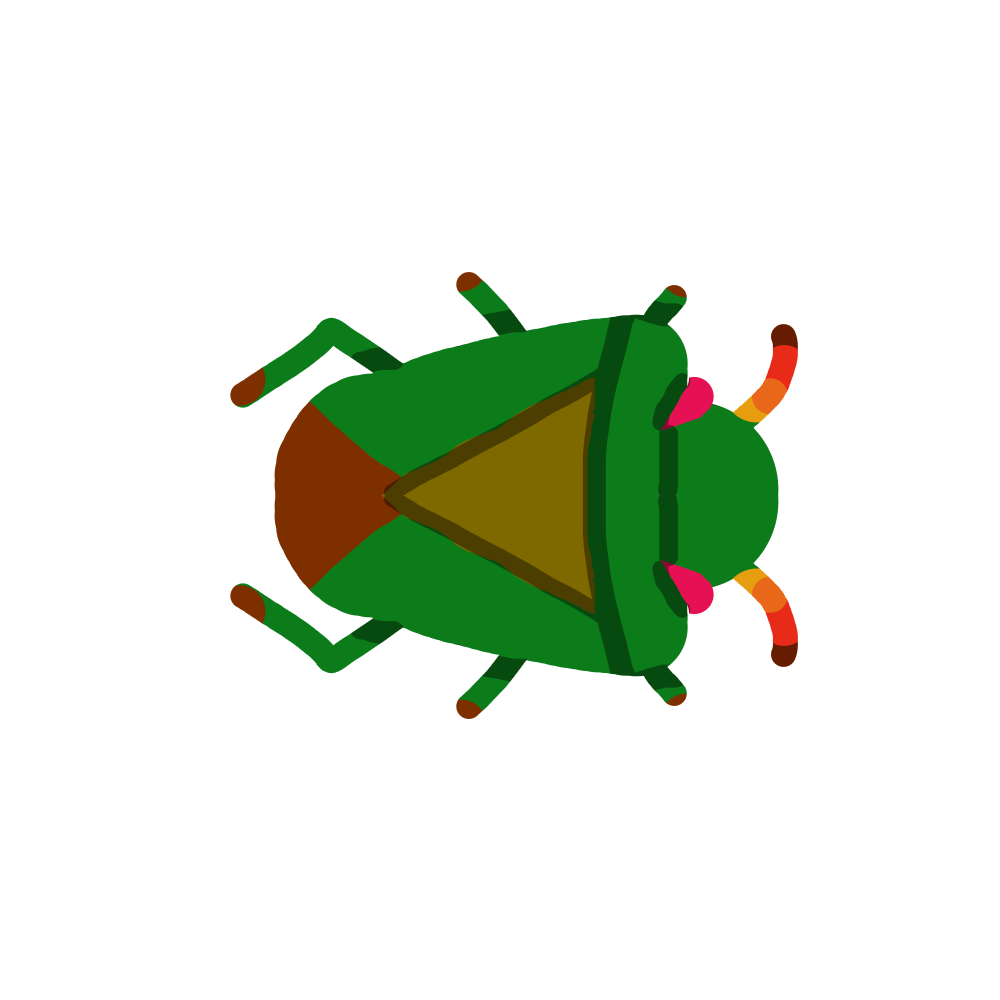
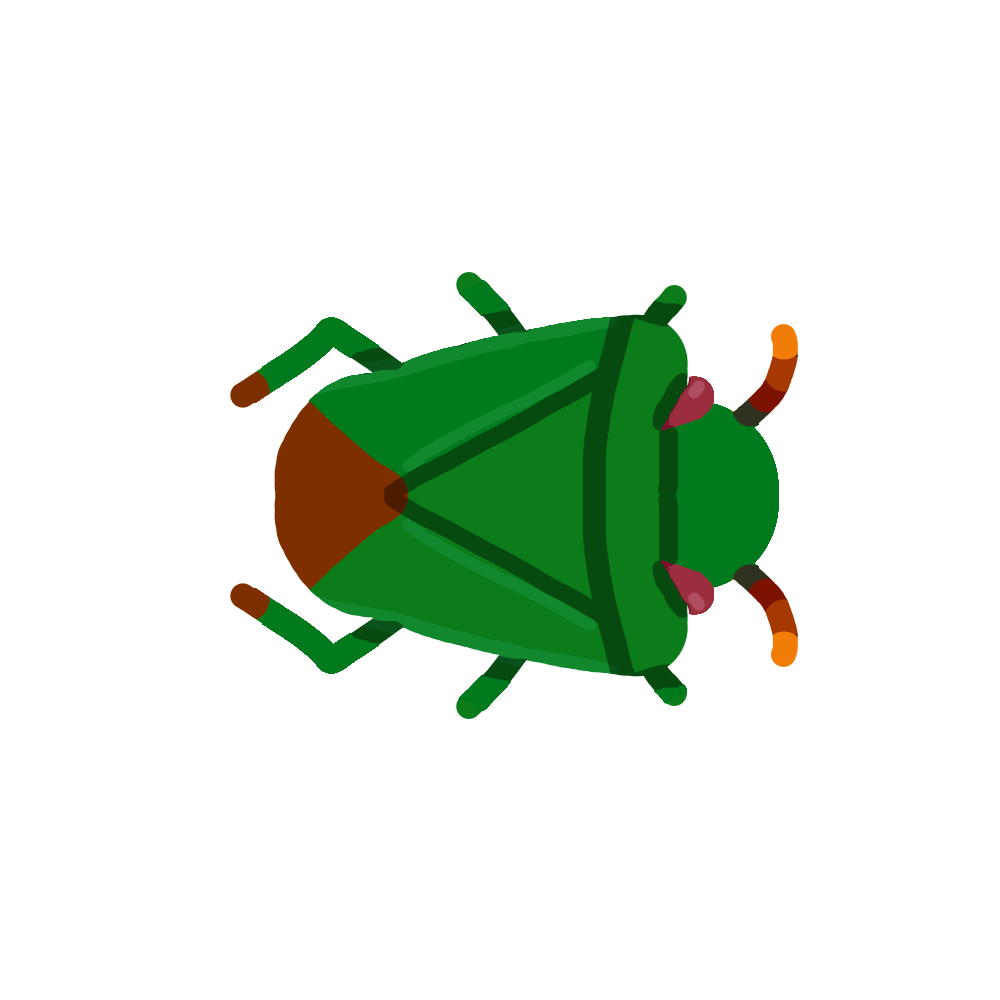
Comparing the layer stacks of the two 1000 x 1000 images. Changes:
painted on "Paint Layer 47" over [320, 272, 704, 704]
hid "Paint Layer 49", painted on it over [320, 320, 704, 704]
added layer "Paint Layer 51" in group "Group 45" over [235, 322, 320, 640]
added layer "Paint Layer 50" (24%) in group "Group 45" over [667, 372, 768, 619]
painted on "Paint Layer 48" over [235, 272, 768, 719]
painted on "Paint Layer 46" over [704, 324, 798, 667]
painted on "Paint Layer 44" over [576, 285, 798, 706]
painted on "Paint Layer 43" over [235, 272, 798, 719]
